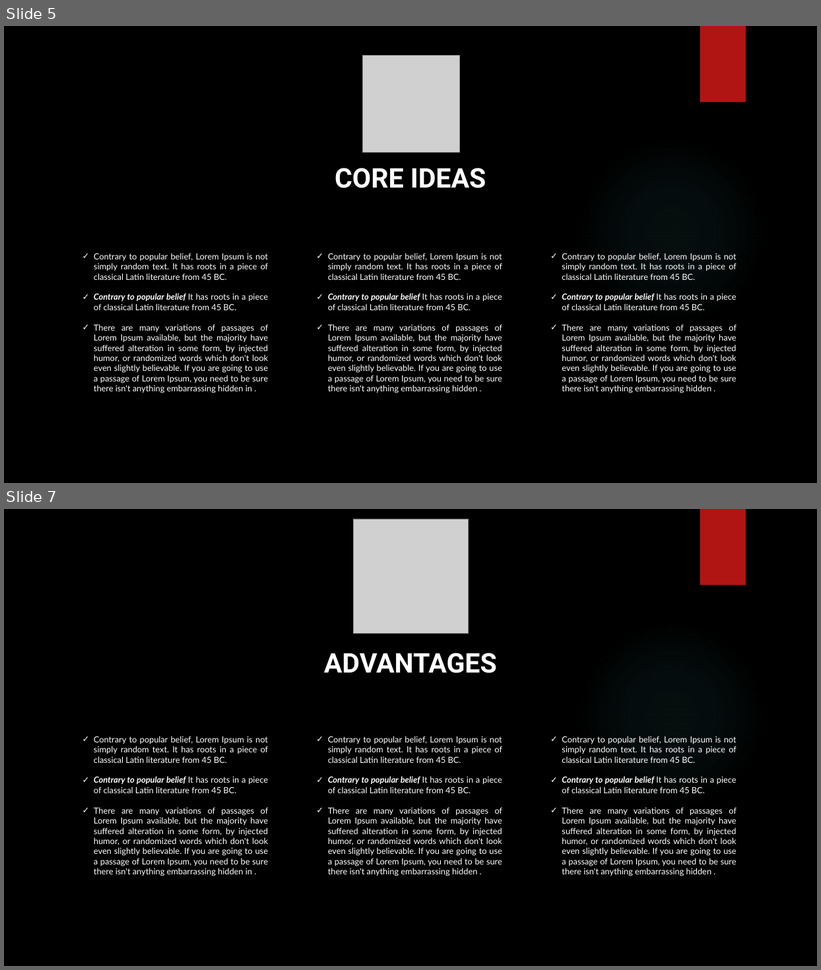
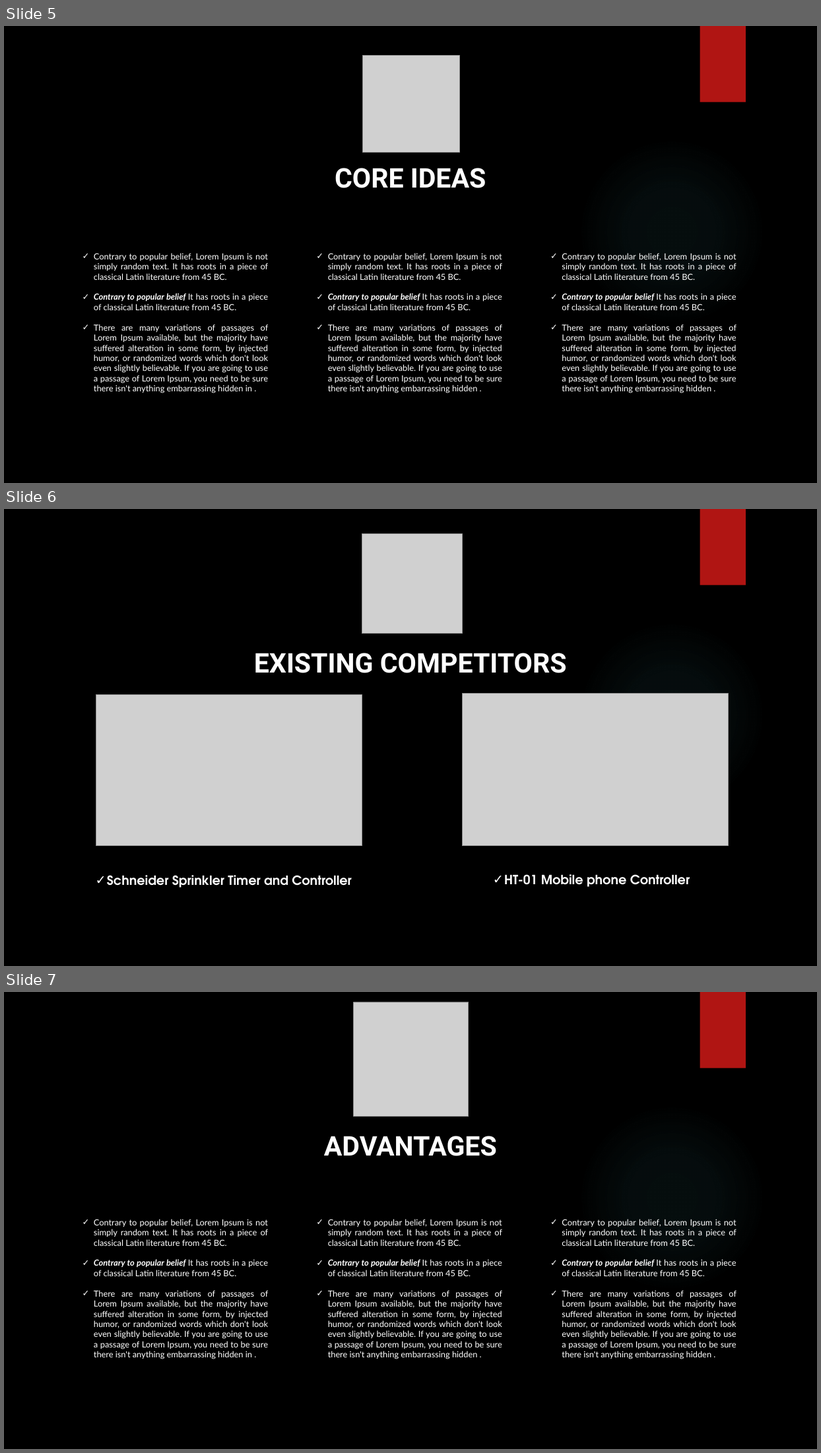
Before and after one commit to khangpqvn/Xanh-Hoa_Lac, a slide deck: Document/KhangPQ/Capstone.pptx. Shown one above the other, each under a label of ours: slides 5 and 7 before the commit, slides 5, 6 and 7 after it; the slides between them are not shown. The pictures are 821x970 and 821x1453 pixels, drawn with LibreOffice and Linux fonts; fonts in the diff are those of the drawing; grey boxes stand for pictures; background and template pictures are left out. Boxes give left, top, right and bottom in pixels: in the first picture for what was removed or moved away, otherwise in the second. Text is boxed around its words. In the diff, an @@ line names an element or a change of style, - is before the commit and + after.

```diff
--- a/Document/KhangPQ/Capstone.pptx
+++ b/Document/KhangPQ/Capstone.pptx
@@ slide 6 added at bbox=[4, 509, 817, 966], background picture (left out); not listed: 2 template elements that a slide beside it also shows @@
@@ picture added at bbox=[362, 533, 462, 634] @@
@@ text added at bbox=[254, 653, 567, 673], 32 pt, text #FFFFFF, bold @@
+EXISTING COMPETITORS
@@ picture added at bbox=[96, 695, 362, 846] @@
@@ picture added at bbox=[462, 694, 728, 846] @@
@@ text added at bbox=[107, 875, 351, 888], 15 pt, text #FFFFFF, bold @@
+✓ Schneider Sprinkler Timer and Controller
@@ text added at bbox=[504, 875, 690, 887], 15 pt, text #FFFFFF, bold @@
+✓ HT-01 Mobile phone Controller
```
Also in this commit, not shown: 1 slide changed, 6 other slides added, 3 slides removed, 1 other file.
